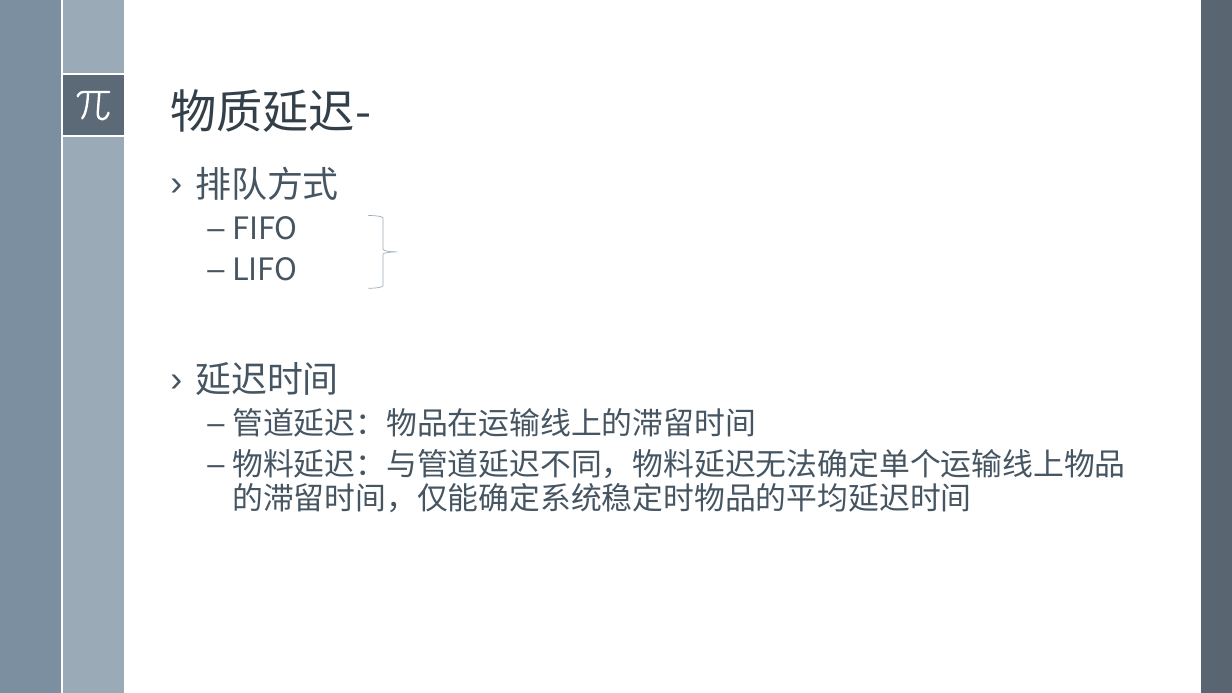
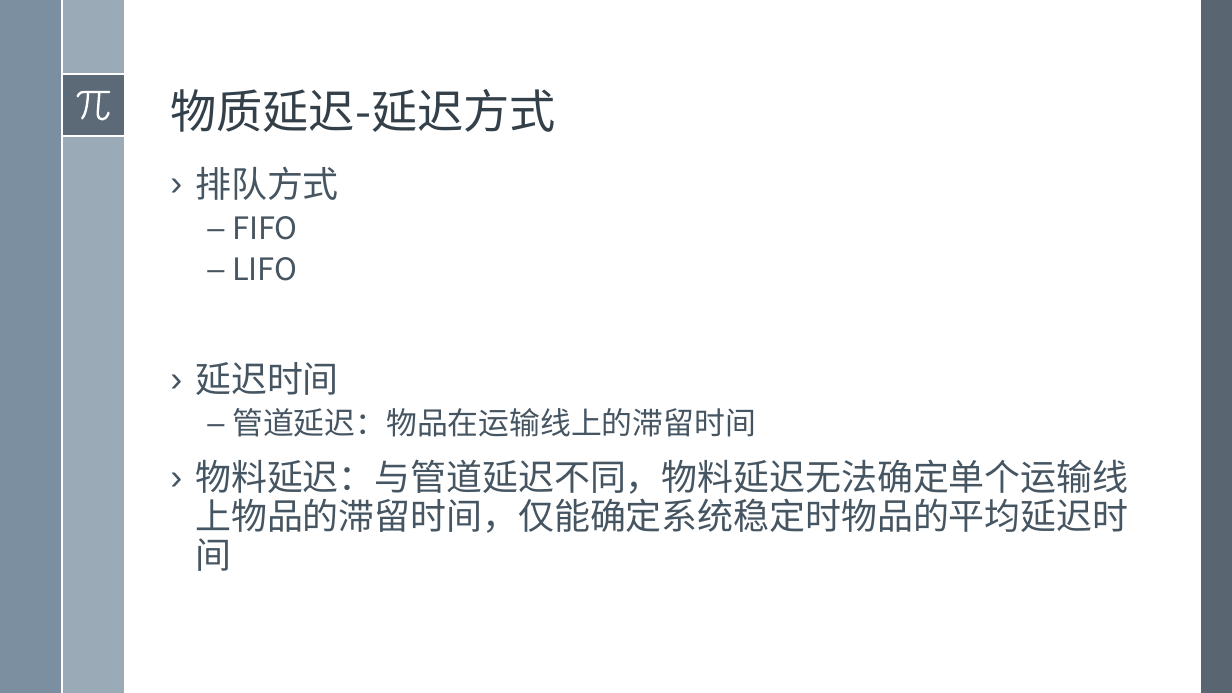
Before and after one commit to exoplanetX/SystemDynamics, a slide deck: slide 9 of 2019系统仿真-13- 延迟原理(编写中).pptx. Drawn at 1232x693 pixels with LibreOffice and Linux fonts; fonts in the diff are those of the drawing. Boxes give left, top, right and bottom in pixels: in the first picture for what was removed or moved away, otherwise in the second. Text is boxed around its words. In the diff, an @@ line names an element or a change of style, - is before the commit and + after.

```diff
--- a/2019系统仿真-13- 延迟原理(编写中).pptx
+++ b/2019系统仿真-13- 延迟原理(编写中).pptx
@@ title at bbox=[170, 89, 556, 132]: text changed @@
-物质延迟-
+物质延迟-延迟方式
@@ right brace removed at bbox=[369, 215, 397, 288] @@
@@ text at bbox=[195, 459, 1128, 571]: size 24 to 28 pt in "物料延迟：与管道延迟不同，物料延迟无法确定单个运输线上物品的滞留时间，仅能确定系统稳定时物品的平均延迟时间"; bullet – to ›; list level 2 to 1 in "物料延迟：与管道延迟不同，物料延迟无法确定单个运输线上物品的滞留时间，仅能确定系统稳定时物品的平均延迟时间" @@
```
Also in this commit, not shown: 4 other slides changed.
